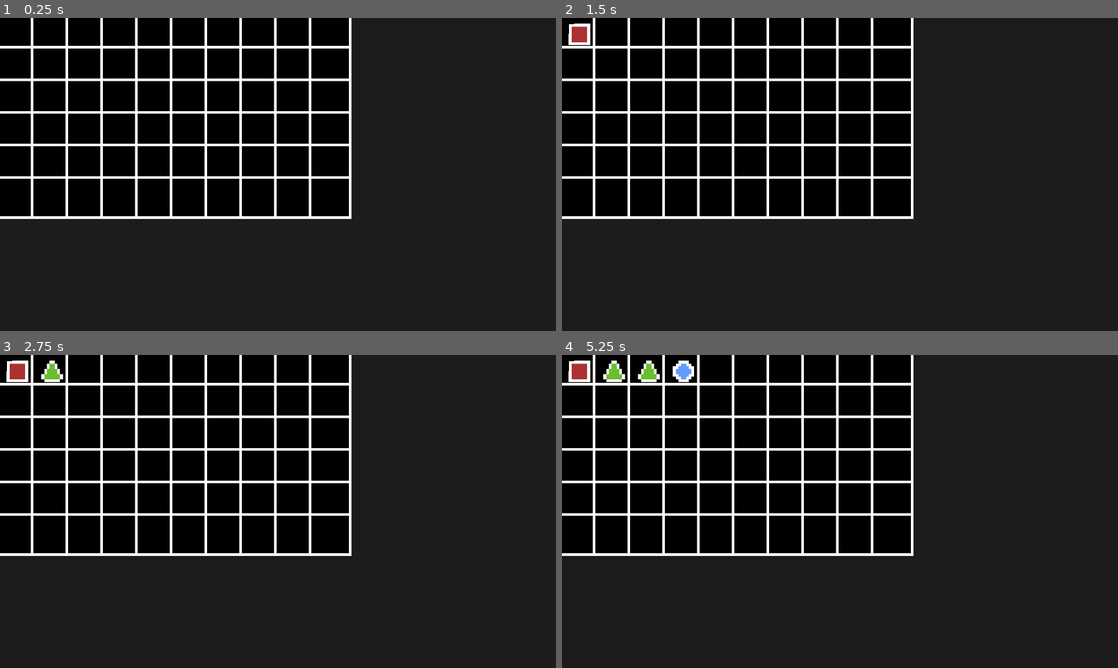
Above: before the commit, frames 1-4 (two rows, left to right).
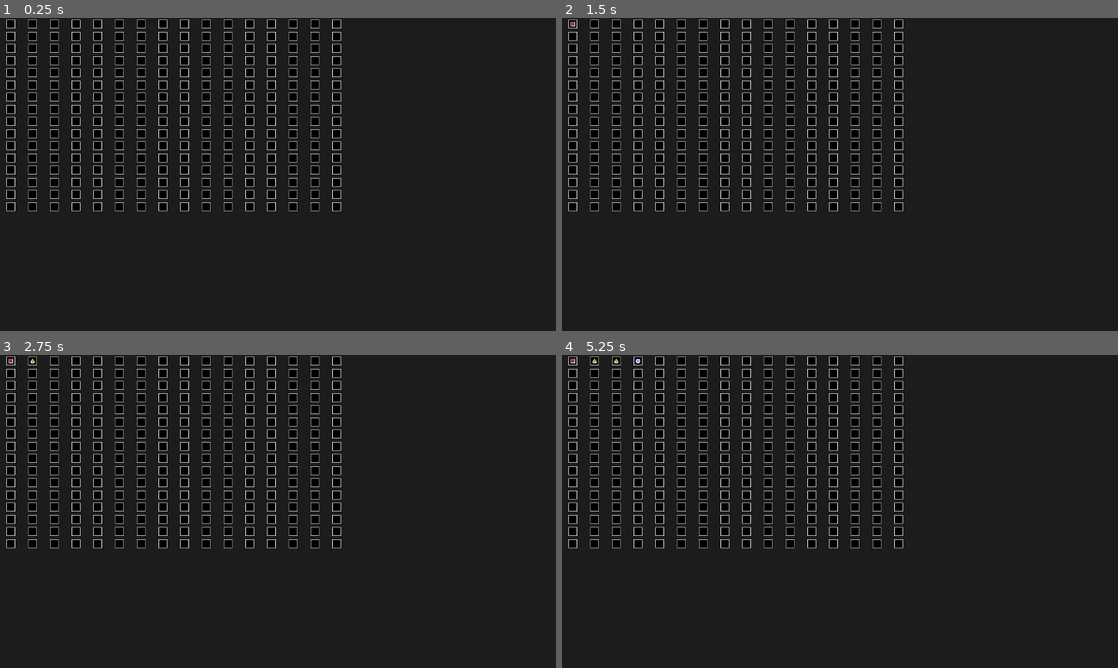
Above: after the commit, the same moments.

Repository: BirdOfAsh/grid-system
Game: Godot game, scene res://Scenes/main.tscn
Same seed, same stepped clock (60 frames per second), same inputs: the game is played once before the commit and once after it.
Inputs (mouse positions are in pixels of both pictures, inside the frame that each line leads up to):
- Up to frame 1 (0.25 s): no input
- Up to frame 2 (1.5 s): tap Enter at 0.5 s; move the mouse to (962, 158) at 0.52 s; hold Space (CreateItem) 0.53-1.25 s; click (962, 158) at 0.67 s; drag from (728, 190) to (578, 33) at 1.27 s
- Up to frame 3 (2.75 s): tap Enter at 2 s; move the mouse to (333, 442) at 2.02 s; hold Space (CreateItem) from 2.03 s (still down); click (333, 442) at 2.17 s
- Up to frame 4 (5.25 s): release Space (CreateItem) at 2.75 s; drag from (812, 574) to (612, 370) at 2.77 s; tap Enter at 3.5 s; move the mouse to (1006, 558) at 3.52 s; hold Space (CreateItem) 3.53-4.25 s; click (1006, 558) at 3.67 s; drag from (673, 464) to (650, 370) at 4.27 s; move the mouse to (867, 511) at 5.02 s; hold Space (CreateItem) from 5.03 s (still down); click (867, 511) at 5.17 s

The runs differ from the first frame. In frame 1, 33% of the frame differs, in the area x 0-64%, y 0-65%; in frame 2, 33%; in frame 3, 33%; in frame 4, 33%.

Commit message:
Edits made for presentation

Diff:
--- a/Scenes/main.tscn
+++ b/Scenes/main.tscn
@@ -25,10 +25,10 @@
 
 [node name="GridParent" type="Node2D" parent="." node_paths=PackedStringArray("itemParent")]
 script = ExtResource("1_yq1xj")
-gridScale = 5.0
 itemParent = NodePath("ItemParent")
-gridsPerRow = 10
-numOfRows = 6
+gridScale = 1.0
+gridsPerRow = 16
+numOfRows = 16
 
 [node name="ItemParent" type="Node2D" parent="GridParent"]
 script = ExtResource("2_ghuww")
--- a/Scripts/grid_parent.gd
+++ b/Scripts/grid_parent.gd
@@ -1,8 +1,7 @@
 extends Node2D
 
-
+@export var itemParent : Node2D
 @export var gridScale : float
-@export var itemParent : Node2D
 @export var gridsPerRow: int
 @export var numOfRows: int
 
--- a/project.godot
+++ b/project.godot
@@ -12,7 +12,7 @@
 
 config/name="Grid System"
 run/main_scene="res://Scenes/main.tscn"
-config/features=PackedStringArray("4.3", "Forward Plus")
+config/features=PackedStringArray("4.4", "Forward Plus")
 boot_splash/show_image=false
 boot_splash/image="res://Item1.png"
 config/icon="res://Item1.png"
Not shown: 1 places in Scenes/grid.tscn that only renumber resources
Not shown: 1 places in Scenes/item.tscn that only renumber resources
Not shown: 1 places in Scenes/main.tscn that only renumber resources
Not shown, added: Scripts/grid.gd.uid
Not shown, added: Scripts/grid_parent.gd.uid
Not shown, added: Scripts/item.gd.uid
Not shown, added: Scripts/item_parent.gd.uid
